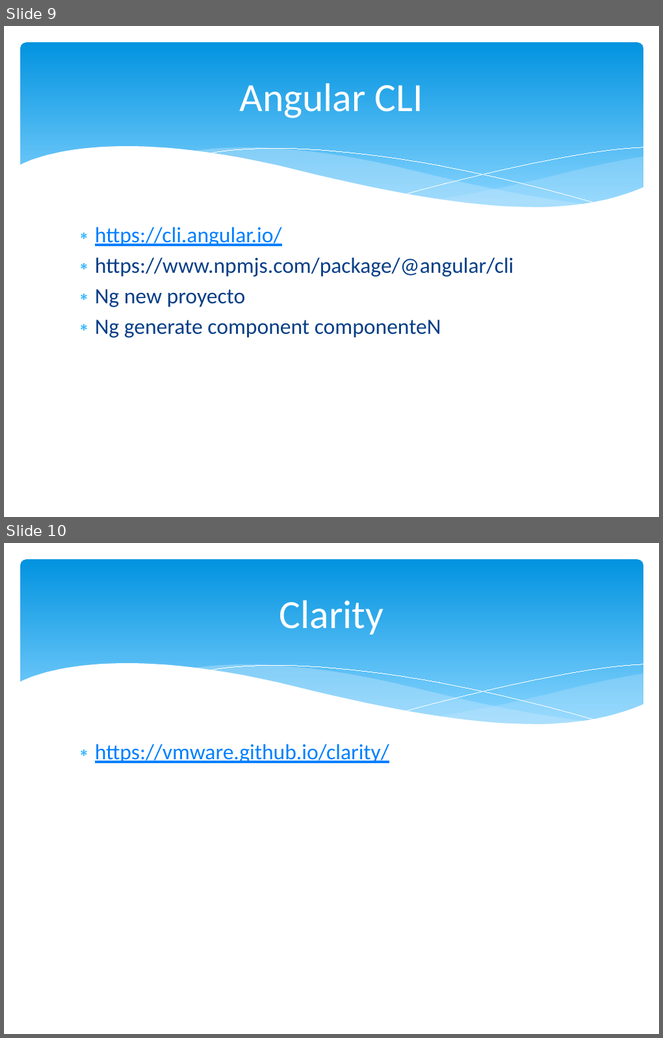
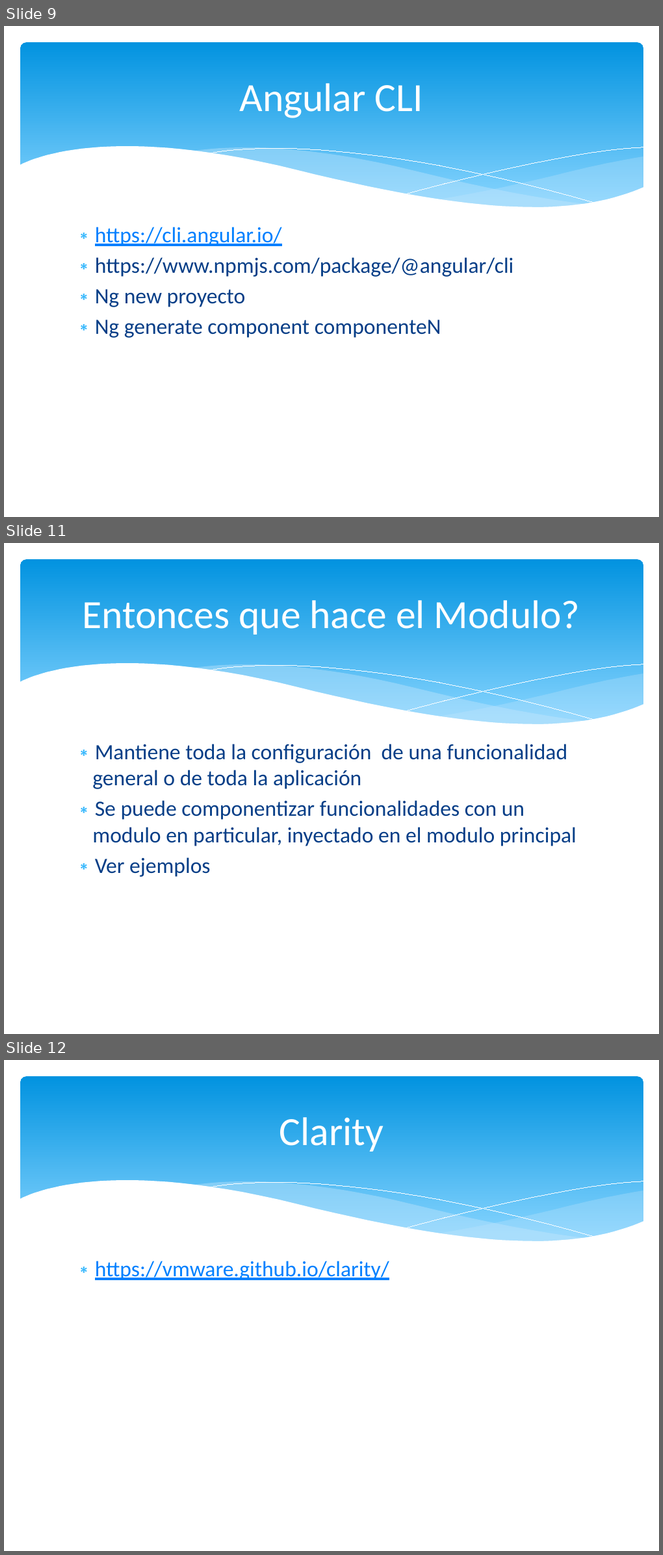
Before and after one commit to codigo-code/fullstack, a slide deck: FullStak Dia 2.pptx. Shown one above the other, each under a label of ours: slides 9 and 10 before the commit, slides 9, 11 and 12 after it; the slides between them are not shown. The pictures are 663x1038 and 663x1555 pixels, drawn with LibreOffice and Linux fonts; fonts in the diff are those of the drawing. Boxes give left, top, right and bottom in pixels: in the first picture for what was removed or moved away, otherwise in the second. Text is boxed around its words. In the diff, an @@ line names an element or a change of style, - is before the commit and + after.

```diff
--- a/FullStak Dia 2.pptx
+++ b/FullStak Dia 2.pptx
@@ slide 11 added at (x1=4, y1=543, x2=659, y2=1034), background #FFFFFF; not listed: 6 template elements that a slide beside it also shows @@
@@ title added at (x1=82, y1=600, x2=581, y2=635), 44 pt, text #FFFFFF @@
+Entonces que hace el Modulo?
@@ text added at (x1=92, y1=744, x2=577, y2=877), 24 pt, text #073E87 @@
+∗ Mantiene toda la configuración de una funcionalidad general o de toda la aplicación
+∗ Se puede componentizar funcionalidades con un modulo en particular, inyectado en el modulo principal
+∗ Ver ejemplos
@@ what was slide 10 is now slide 12 @@
```
Also in this commit, not shown: 4 other slides added.
